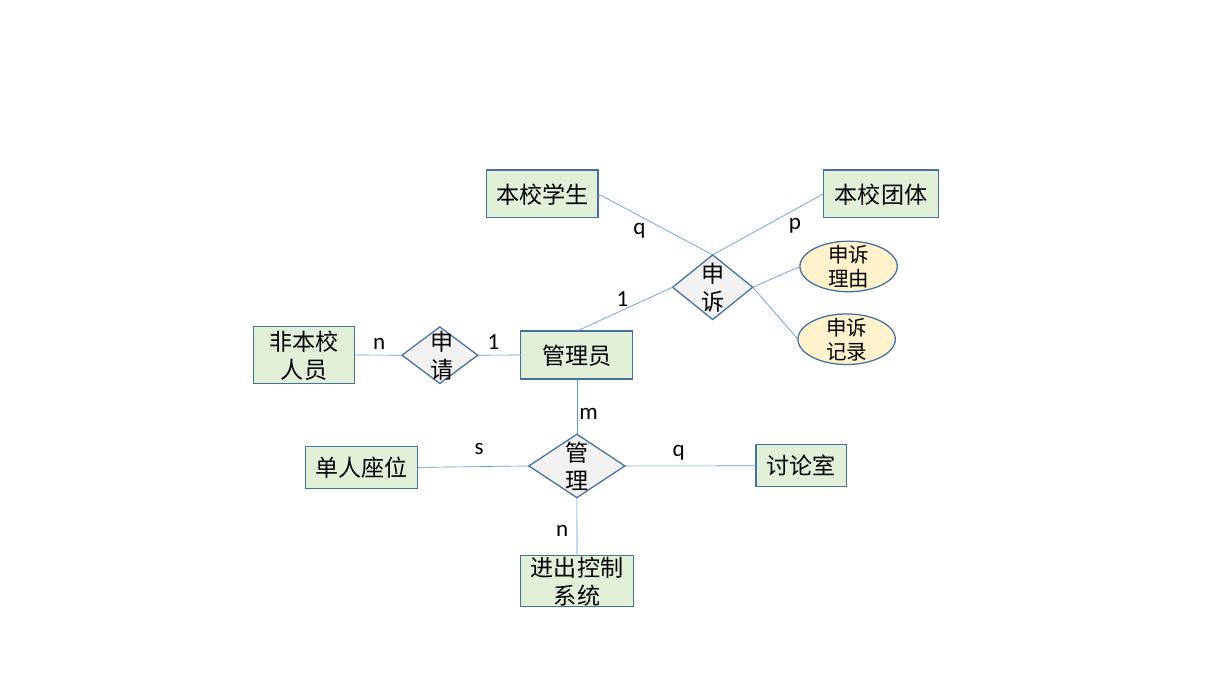
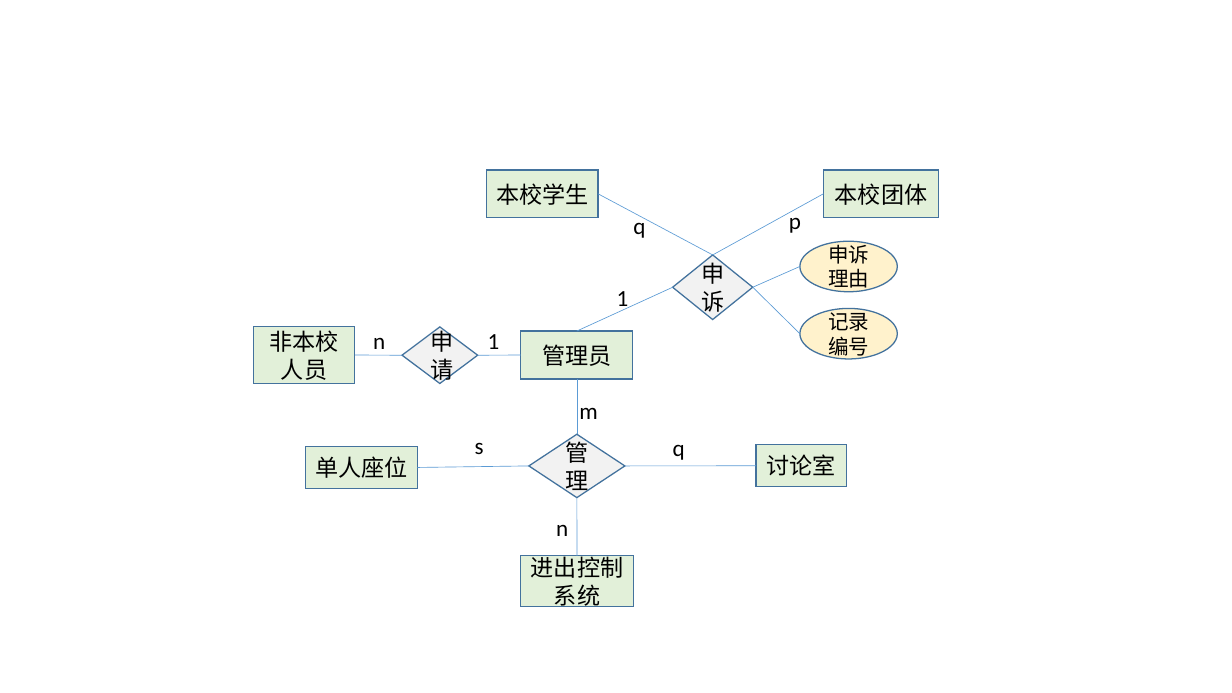
Before and after one commit to huangqiuyu/Database_BUAA, a slide deck: slide 6 of ours/E-R图初稿.pptx. Drawn at 1232x693 pixels with LibreOffice and Linux fonts; fonts in the diff are those of the drawing. Boxes give left, top, right and bottom in pixels: in the first picture for what was removed or moved away, otherwise in the second. Text is boxed around its words. In the diff, an @@ line names an element or a change of style, - is before the commit and + after.

```diff
--- a/ours/E-R图初稿.pptx
+++ b/ours/E-R图初稿.pptx
@@ line moved from (753, 287) - (799, 339) to (753, 287) - (800, 334) @@
@@ ellipse "记录编号": place and size @@
-ellipse "记录编号" at [799,314,896,365]
+ellipse "记录编号" at [800,309,897,360]
@@ text in ellipse at [828,309,869,359]: text changed @@
-申诉记录
+记录编号
```
Also in this commit, not shown: 4 other slides changed, 1 other file.
